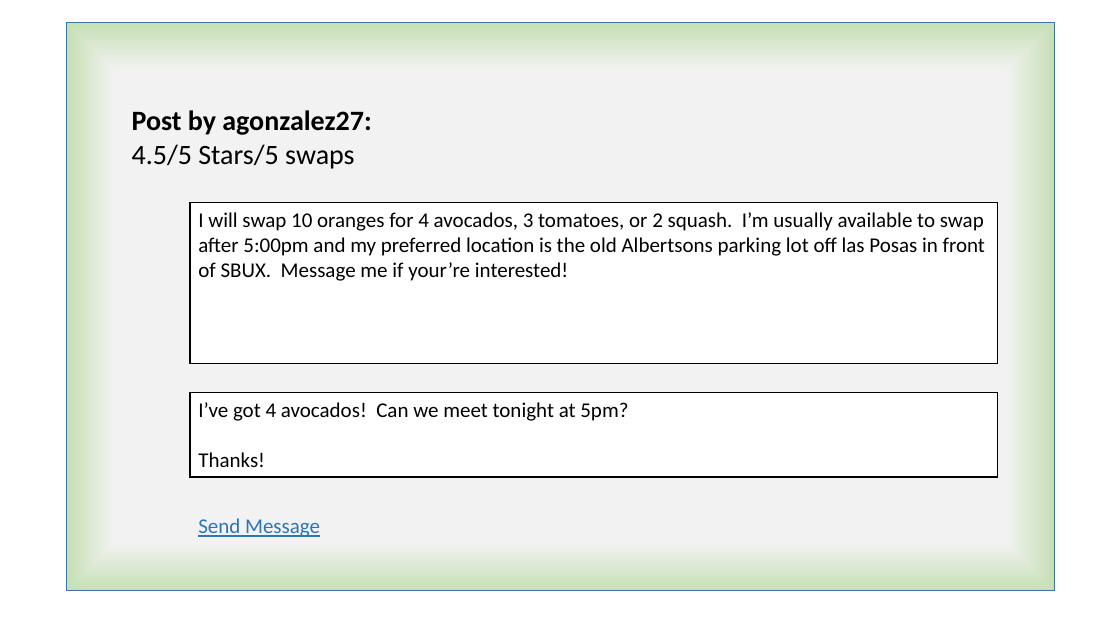
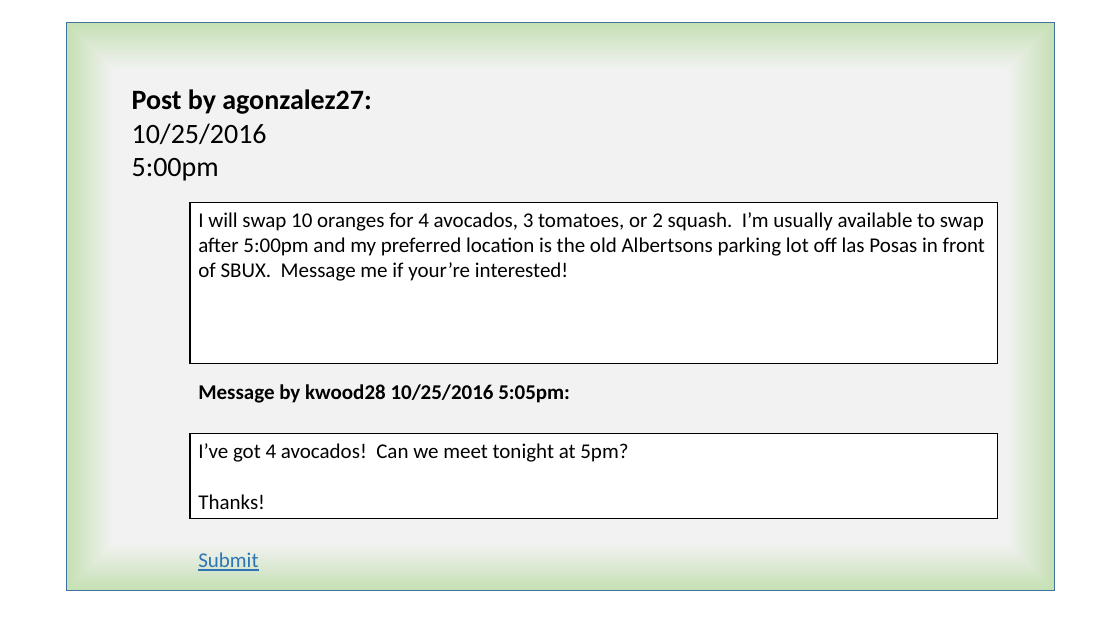
Before and after one commit to agonzalez27/project2_produswap-org, a slide deck: slide 6 of produswap-org.pptx. Drawn at 1120x630 pixels with LibreOffice and Linux fonts; fonts in the diff are those of the drawing. Boxes give left, top, right and bottom in pixels: in the first picture for what was removed or moved away, otherwise in the second. Text is boxed around its words. In the diff, an @@ line names an element or a change of style, - is before the commit and + after.

```diff
--- a/produswap-org.pptx
+++ b/produswap-org.pptx
@@ text "Post by agonzalez27:": place and size @@
-text "Post by agonzalez27:" at <box>132,110,371,169</box>
+text "Post by agonzalez27:" at <box>132,89,371,181</box>
@@ text at <box>132,123,267,181</box>: text changed @@
-4.5/5 Stars/5 swaps
+10/25/2016
+5:00pm
@@ text added at <box>198,384,570,403</box>, 18 pt, text #000000, bold @@
+Message by kwood28 10/25/2016 5:05pm:
@@ rectangle "I’ve got 4 avocados! Can ...": place and size @@
-rectangle "I’ve got 4 avocados! Can ..." at <box>190,392,997,477</box>
+rectangle "I’ve got 4 avocados! Can ..." at <box>190,434,997,518</box>
@@ text at <box>198,552,258,571</box>: text changed @@
-Send Message
+Submit
```
Also in this commit, not shown: 4 other slides changed, 4 slides added, 7 other files.
